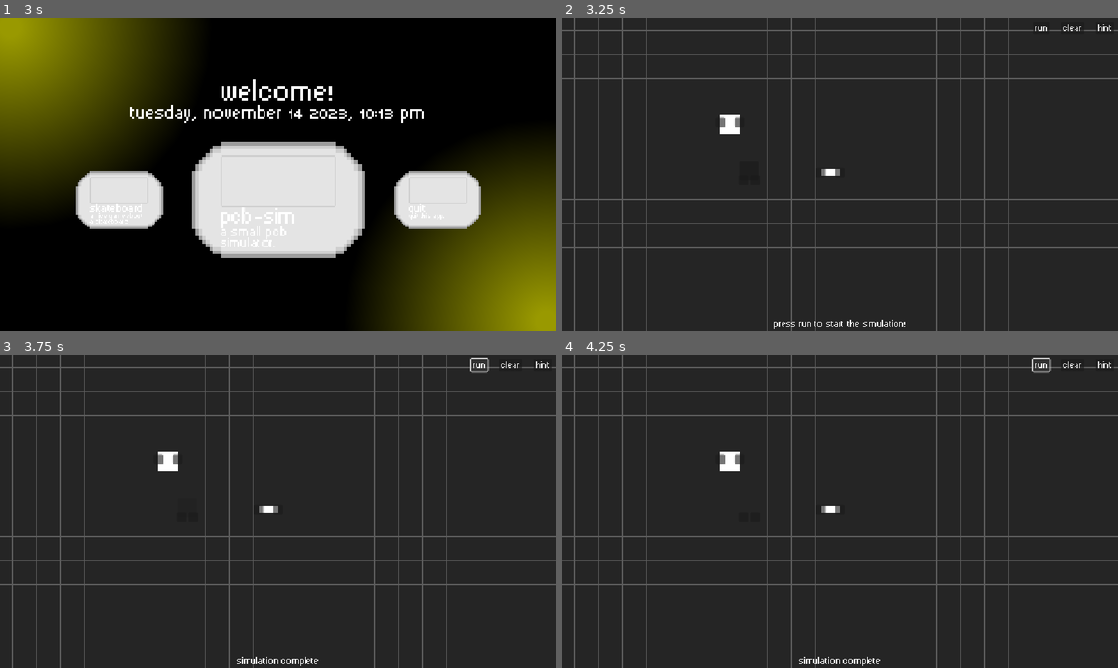
Above: before the commit, frames 1-4 (two rows, left to right).
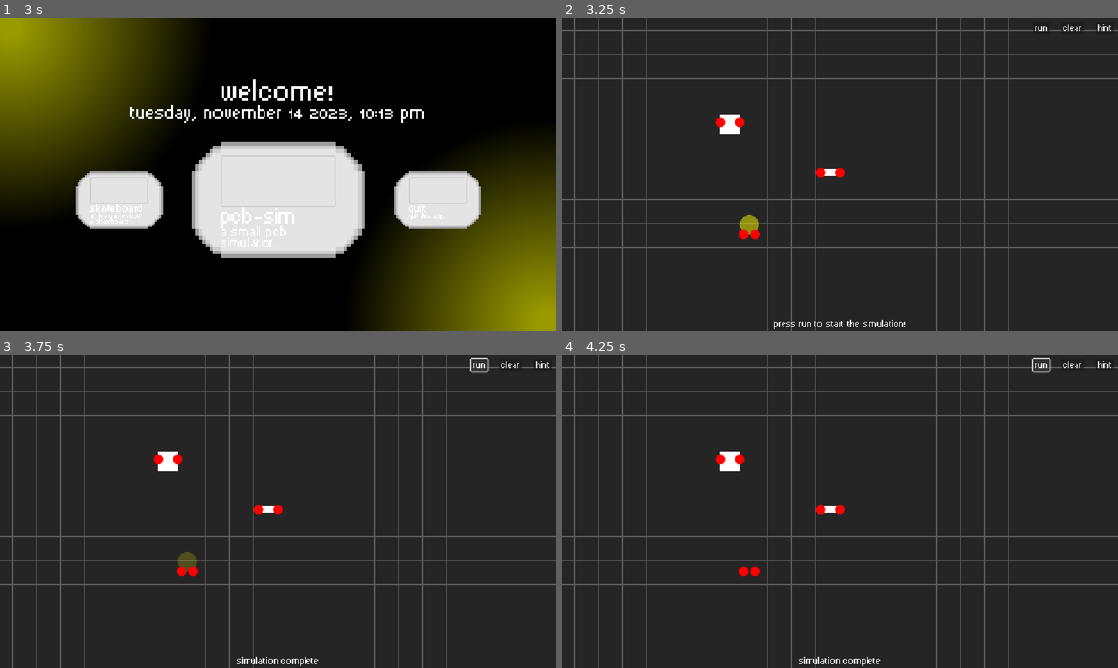
Above: after the commit, the same moments.

Repository: RafaeloxMC/giftbox
Game: Godot game, scene res://scenes/ui/loading.tscn
The game is run twice, just before and just after one commit, with the same random seed, the same clock (stepped at 60 frames per second) and the same inputs.
Inputs (mouse positions are in pixels of both pictures, inside the frame that each line leads up to):
- Up to frame 1 (3 s): tap Enter (ui_accept) at 0.5, 0.77, 1.25, 1.52, 2 s; hold Right (ui_right) 0.53-2.03 s; click (278, 174) at 0.6 s; move the mouse to (166, 190) at 1.27 s; tap Alt at 1.35 s; click (166, 190) at 1.42 s; move the mouse to (333, 105) at 2.02 s; hold Left (ui_left) 2.03-2.78 s; tap Shift at 2.1 s; click (333, 105) at 2.17 s; move the mouse to (278, 199) at 2.77 s; hold Right (ui_right) from 2.78 s (still down); click (278, 199) at 2.85 s
- Up to frame 2 (3.25 s): keep holding Right (ui_right); tap Enter (ui_accept) at 3.02 s
- Up to frame 3 (3.75 s): release Right (ui_right) at 3.5 s; click "Run" at 3.5 s
- Up to frame 4 (4.25 s): no input

Frame 1 is identical in both runs. In frame 2, 0.4% of the frame differs, in the area x 27-51%, y 31-71%; in frame 3, 0.4%; in frame 4, 0.3%.

Commit message:
Fix bugs in electronics sim

Diff:
--- a/scenes/electronics/battery.tscn
+++ b/scenes/electronics/battery.tscn
@@ -6,7 +6,7 @@
 [node name="Battery" type="Node2D" node_paths=PackedStringArray("pins")]
 script = ExtResource("1_6oi3y")
 component_name = "Battery"
-pins = [NodePath("Pins/Anode"), NodePath("Pins/Cathode")]
+pins = [NodePath("Pins/PositivePin"), NodePath("Pins/NegativePin")]
 
 [node name="ColorRect" type="ColorRect" parent="."]
 offset_right = 40.0
@@ -14,8 +14,8 @@
 
 [node name="Pins" type="Node2D" parent="."]
 
-[node name="Anode" parent="Pins" instance=ExtResource("2_41njs")]
+[node name="PositivePin" parent="Pins" instance=ExtResource("2_41njs")]
 position = Vector2(0, 16)
 
-[node name="Cathode" parent="Pins" instance=ExtResource("2_41njs")]
+[node name="NegativePin" parent="Pins" instance=ExtResource("2_41njs")]
 position = Vector2(40, 16)
--- a/scenes/electronics/led.tscn
+++ b/scenes/electronics/led.tscn
@@ -1,7 +1,14 @@
-[gd_scene load_steps=3 format=3 uid="uid://bragwg6xxtiin"]
+[gd_scene load_steps=4 format=3 uid="uid://bragwg6xxtiin"]
 
 [ext_resource type="Script" uid="uid://booc8a06h4ov1" path="res://scripts/electronics/led.gd" id="1_1da4t"]
 [ext_resource type="PackedScene" uid="uid://cgv64wwg2hl7c" path="res://scenes/electronics/pin.tscn" id="2_bxrkn"]
+
+[sub_resource type="StyleBoxFlat" id="StyleBoxFlat_bxrkn"]
+bg_color = Color(1, 1, 0, 1)
+corner_radius_top_left = 100
+corner_radius_top_right = 100
+corner_radius_bottom_right = 100
+corner_radius_bottom_left = 100
 
 [node name="Led" type="Node2D" node_paths=PackedStringArray("pins")]
 script = ExtResource("1_1da4t")
@@ -9,8 +16,10 @@
 pins = [NodePath("Pins/Anode"), NodePath("Pins/Cathode")]
 
 [node name="Glow" type="Panel" parent="."]
+modulate = Color(1, 1, 1, 0.49803922)
 offset_right = 40.0
 offset_bottom = 40.0
+theme_override_styles/panel = SubResource("StyleBoxFlat_bxrkn")
 
 [node name="Pins" type="Node2D" parent="."]
 
--- a/scenes/electronics/pin.tscn
+++ b/scenes/electronics/pin.tscn
@@ -1,8 +1,15 @@
-[gd_scene load_steps=3 format=3 uid="uid://cgv64wwg2hl7c"]
+[gd_scene load_steps=4 format=3 uid="uid://cgv64wwg2hl7c"]
 
 [ext_resource type="Script" uid="uid://b4r4ystf4k2t4" path="res://scripts/electronics/pin.gd" id="1_xvmtj"]
 
 [sub_resource type="CircleShape2D" id="CircleShape2D_xvmtj"]
+
+[sub_resource type="StyleBoxFlat" id="StyleBoxFlat_xvmtj"]
+bg_color = Color(1, 0, 0, 1)
+corner_radius_top_left = 100
+corner_radius_top_right = 100
+corner_radius_bottom_right = 100
+corner_radius_bottom_left = 100
 
 [node name="Pin" type="Area2D"]
 script = ExtResource("1_xvmtj")
@@ -17,5 +24,6 @@
 offset_bottom = 10.0
 pivot_offset = Vector2(10, 10)
 mouse_filter = 2
+theme_override_styles/panel = SubResource("StyleBoxFlat_xvmtj")
 
 [connection signal="input_event" from="." to="." method="_input_event"]
--- a/scenes/electronics/resistor.tscn
+++ b/scenes/electronics/resistor.tscn
@@ -6,7 +6,7 @@
 [node name="Resistor" type="Node2D" node_paths=PackedStringArray("pins")]
 script = ExtResource("1_a77i0")
 component_name = "Resistor"
-pins = [NodePath("Pins/Anode"), NodePath("Pins/Cathode")]
+pins = [NodePath("Pins/A"), NodePath("Pins/B")]
 
 [node name="ColorRect" type="ColorRect" parent="."]
 offset_right = 40.0
@@ -14,8 +14,8 @@
 
 [node name="Pins" type="Node2D" parent="."]
 
-[node name="Anode" parent="Pins" instance=ExtResource("2_gkerm")]
+[node name="A" parent="Pins" instance=ExtResource("2_gkerm")]
 position = Vector2(0, 8)
 
-[node name="Cathode" parent="Pins" instance=ExtResource("2_gkerm")]
+[node name="B" parent="Pins" instance=ExtResource("2_gkerm")]
 position = Vector2(40, 8)
--- a/scenes/pcb.tscn
+++ b/scenes/pcb.tscn
@@ -37,7 +37,7 @@
 position = Vector2(328, 200)
 
 [node name="Led" parent="Board/Components" instance=ExtResource("4_ys0mt")]
-position = Vector2(368, 296)
+position = Vector2(368, 408)
 
 [node name="Resistor" parent="Board/Components" instance=ExtResource("5_wdhm5")]
 position = Vector2(536, 312)
--- a/scripts/electronics/battery.gd
+++ b/scripts/electronics/battery.gd
@@ -1,13 +1,13 @@
 extends Component
 class_name Battery
 
-@export var voltage := 5.0
+@export var voltage: float = 5.0
 
-@onready var anode: Pin = $Pins/Anode
-@onready var cathode: Pin = $Pins/Cathode
+@onready var positive_pin: Pin = $Pins/PositivePin
+@onready var negative_pin: Pin = $Pins/NegativePin
 
 func get_positive_pin() -> Pin:
-	return anode
+	return positive_pin
 
 func get_negative_pin() -> Pin:
-	return cathode
+	return negative_pin
--- a/scripts/electronics/component.gd
+++ b/scripts/electronics/component.gd
@@ -5,5 +5,4 @@
 @export var pins: Array[Pin] = []
 
 func get_pins() -> Array[Pin]:
-	print("Called get_pins for " + self.name)
 	return pins
--- a/scripts/electronics/pin.gd
+++ b/scripts/electronics/pin.gd
@@ -11,7 +11,7 @@
 	if event is InputEventMouseButton and event.pressed and event.button_index == MOUSE_BUTTON_LEFT and not clicked_state:
 		clicked.emit(self)
 		clicked_state = true
-		print("PIN CLICKED " + self.name)
+		print("PIN CLICKED " + self.name + " for " + self.get_parent().get_parent().name)
 
 func connect_to(other: Pin):
 	if other == self:
--- a/scripts/electronics/resistor.gd
+++ b/scripts/electronics/resistor.gd
@@ -1,2 +1,8 @@
+extends Component
 class_name Resistor
-extends Component
+
+@onready var pin_a: Pin = $Pins/A
+@onready var pin_b: Pin = $Pins/B
+
+func _ready() -> void:
+	pin_a.connect_to(pin_b)
--- a/scripts/electronics/simulator.gd
+++ b/scripts/electronics/simulator.gd
@@ -1,44 +1,55 @@
 extends Node
 
 func evaluate(components: Array):
-	var battery: Battery = components.filter(func(c): return c is Battery).front()
+	var battery: Battery = null
+	var resistors: Array[Resistor] = []
+
+	for c in components:
+		if c is Battery:
+			battery = c
+		elif c is Resistor:
+			resistors.append(c)
+
 	if battery == null:
 		return
 
 	for c in components:
 		if c is LED:
 			var led: LED = c
-			var valid := _check_led(led, battery)
-			led.set_on(valid)
+			var powered := _is_led_powered(led, battery, resistors)
+			led.set_on(powered)
 
-func _check_led(led: LED, battery: Battery) -> bool:
-	var visited := []
-	return _dfs(
-		battery.get_positive_pin(),
-		led.anode,
-		battery.get_negative_pin(),
-		visited,
-		false
-	)
+func _is_led_powered(led: LED, battery: Battery, resistors: Array) -> bool:
+	print("Checking LED:", led.name)
+	print(" Anode reachable:", _reachable(battery.get_positive_pin(), led.anode))
+	print(" Cathode reachable:", _reachable(led.cathode, battery.get_negative_pin()))
 
-func _dfs(start: Pin, target: Pin, end: Pin, visited: Array, has_resistor: bool) -> bool:
-	if start in visited:
+	if not _reachable(battery.get_positive_pin(), led.anode):
 		return false
 
-	visited.append(start)
+	if not _reachable(led.cathode, battery.get_negative_pin()):
+		return false
 
-	if start == target:
-		return _dfs(target, end, end, visited, has_resistor)
+	if resistors.is_empty():
+		return false
 
-	if start == end:
-		return has_resistor
+	return true
 
-	for next in start.connections:
-		var new_has_resistor = has_resistor or _pin_belongs_to_resistor(next)
-		if _dfs(next, target, end, visited, new_has_resistor):
+func _reachable(start: Pin, target: Pin) -> bool:
+	var visited: Array[Pin] = []
+	return _dfs_simple(start, target, visited)
+
+func _dfs_simple(current: Pin, target: Pin, visited: Array) -> bool:
+	if current in visited:
+		return false
+
+	if current == target:
+		return true
+
+	visited.append(current)
+
+	for next in current.connections:
+		if _dfs_simple(next, target, visited):
 			return true
 
 	return false
-
-func _pin_belongs_to_resistor(pin: Pin) -> bool:
-	return pin.get_parent().get_parent() is Resistor
